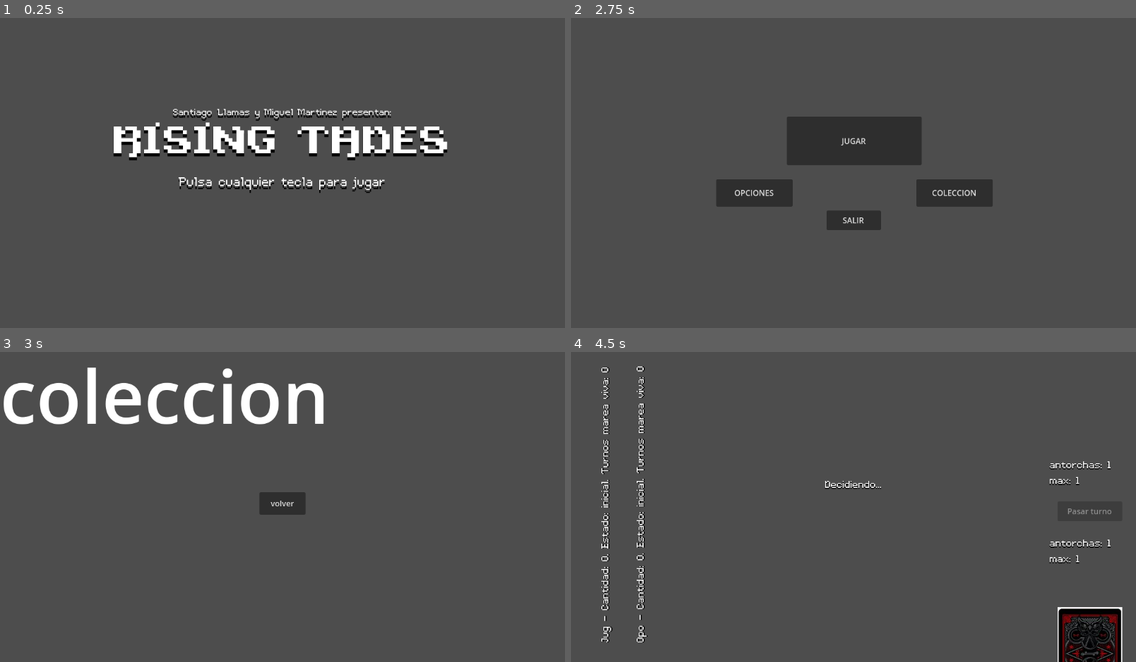
Above: before the commit, frames 1-4 (two rows, left to right).
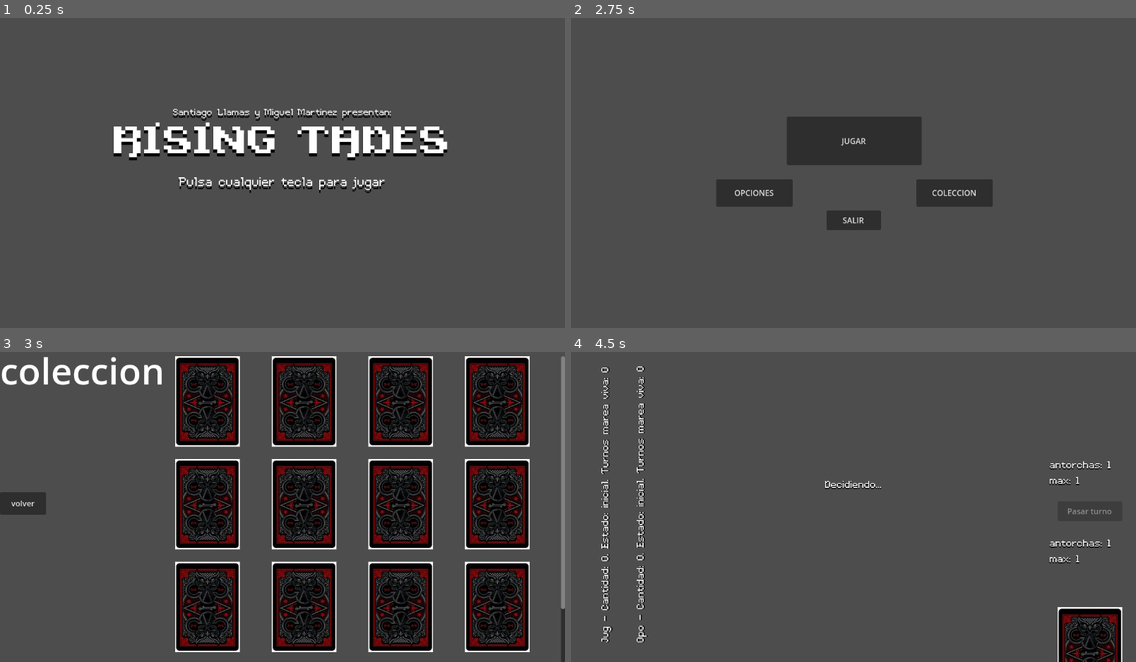
Above: after the commit, the same moments.

Repository: tetsuhi/risingtades
Game: Godot game, scene res://Assets/Scenes/menus/menu_inicio.tscn
Two runs of this game, one before a commit and one after it. Both use one fixed random seed, a clock stepped at 60 frames per second and the inputs below.
Inputs (mouse positions are in pixels of both pictures, inside the frame that each line leads up to):
- Up to frame 1 (0.25 s): no input
- Up to frame 2 (2.75 s): tap Enter at 0.5 s; move the mouse to (977, 154) at 0.52 s; press the mouse at (977, 154) at 0.53 s; release the mouse at (977, 154) at 1.25 s; click "OPCIONES" at 1.25 s; click "volver" at 2 s
- Up to frame 3 (3 s): click "COLECCION" at 2.75 s
- Up to frame 4 (4.5 s): click "volver" at 3.5 s; click "JUGAR" at 4.25 s

Frames 1-2 are identical in both runs. In frame 3, 42% of the frame differs, in the area x 0-100%, y 1-100%; in frame 4, nothing differs.

Commit message:
globalscript deck build y menu coleccion

Diff:
--- /dev/null
+++ b/Assets/Scenes/CartaUINoScript.tscn
@@ -0,0 +1,30 @@
+[gd_scene load_steps=2 format=3 uid="uid://dlgfvphwp34oa"]
+
+[ext_resource type="Texture2D" uid="uid://cbrral28m3rse" path="res://Assets/Textures/cardPlaceholder.jpg" id="2_f3o6f"]
+
+[node name="CartaUI" type="Control"]
+custom_minimum_size = Vector2(132, 185)
+layout_mode = 3
+anchors_preset = 15
+anchor_right = 1.0
+anchor_bottom = 1.0
+offset_right = -1020.0
+offset_bottom = -463.0
+grow_horizontal = 2
+grow_vertical = 2
+pivot_offset = Vector2(66, 92.5)
+
+[node name="cartaTextura" type="TextureRect" parent="."]
+custom_minimum_size = Vector2(132, 185)
+layout_mode = 1
+anchors_preset = 15
+anchor_right = 1.0
+anchor_bottom = 1.0
+grow_horizontal = 2
+grow_vertical = 2
+mouse_filter = 2
+texture = ExtResource("2_f3o6f")
+expand_mode = 1
+
+[connection signal="mouse_entered" from="." to="." method="_on_mouse_entered"]
+[connection signal="mouse_exited" from="." to="." method="_on_mouse_exited"]
--- a/Assets/Scenes/menus/menu_coleccion.tscn
+++ b/Assets/Scenes/menus/menu_coleccion.tscn
@@ -1,9 +1,11 @@
-[gd_scene load_steps=3 format=3 uid="uid://3ynxdntchdom"]
+[gd_scene load_steps=5 format=3 uid="uid://3ynxdntchdom"]
 
 [ext_resource type="Script" path="res://Assets/Scripts/Botones/boton_volver.gd" id="1_iiyxp"]
+[ext_resource type="PackedScene" uid="uid://dlgfvphwp34oa" path="res://Assets/Scenes/CartaUINoScript.tscn" id="2_r1wjr"]
+[ext_resource type="Script" path="res://Assets/Scripts/DeckBuildingDebug/añadeCarta.gd" id="3_wuq58"]
 
 [sub_resource type="LabelSettings" id="LabelSettings_nlcvi"]
-font_size = 150
+font_size = 75
 
 [node name="menu_coleccion" type="Control"]
 layout_mode = 3
@@ -15,25 +17,101 @@
 
 [node name="Label" type="Label" parent="."]
 layout_mode = 0
-offset_right = 40.0
-offset_bottom = 23.0
+offset_right = 336.0
+offset_bottom = 103.0
 text = "coleccion"
 label_settings = SubResource("LabelSettings_nlcvi")
 
 [node name="boton_volver" type="Button" parent="."]
 layout_mode = 1
-anchors_preset = 8
-anchor_left = 0.5
+anchors_preset = 4
 anchor_top = 0.5
-anchor_right = 0.5
 anchor_bottom = 0.5
-offset_left = -47.0
 offset_top = -23.0
-offset_right = 47.0
+offset_right = 94.0
 offset_bottom = 23.0
-grow_horizontal = 2
 grow_vertical = 2
 text = "volver"
 script = ExtResource("1_iiyxp")
 
+[node name="ScrollContainer" type="ScrollContainer" parent="."]
+layout_mode = 1
+anchors_preset = 1
+anchor_left = 1.0
+anchor_right = 1.0
+offset_left = -795.0
+offset_top = 23.0
+offset_bottom = 671.0
+grow_horizontal = 0
+
+[node name="GridContainer" type="GridContainer" parent="ScrollContainer"]
+layout_mode = 2
+theme_override_constants/h_separation = 65
+theme_override_constants/v_separation = 25
+columns = 4
+
+[node name="CartaUI" parent="ScrollContainer/GridContainer" instance=ExtResource("2_r1wjr")]
+layout_mode = 2
+script = ExtResource("3_wuq58")
+
+[node name="CartaUI2" parent="ScrollContainer/GridContainer" instance=ExtResource("2_r1wjr")]
+layout_mode = 2
+script = ExtResource("3_wuq58")
+
+[node name="CartaUI3" parent="ScrollContainer/GridContainer" instance=ExtResource("2_r1wjr")]
+layout_mode = 2
+script = ExtResource("3_wuq58")
+
+[node name="CartaUI4" parent="ScrollContainer/GridContainer" instance=ExtResource("2_r1wjr")]
+layout_mode = 2
+script = ExtResource("3_wuq58")
+
+[node name="CartaUI5" parent="ScrollContainer/GridContainer" instance=ExtResource("2_r1wjr")]
+layout_mode = 2
+script = ExtResource("3_wuq58")
+
+[node name="CartaUI6" parent="ScrollContainer/GridContainer" instance=ExtResource("2_r1wjr")]
+layout_mode = 2
+script = ExtResource("3_wuq58")
+
+[node name="CartaUI7" parent="ScrollContainer/GridContainer" instance=ExtResource("2_r1wjr")]
+layout_mode = 2
+script = ExtResource("3_wuq58")
+
+[node name="CartaUI8" parent="ScrollContainer/GridContainer" instance=ExtResource("2_r1wjr")]
+layout_mode = 2
+script = ExtResource("3_wuq58")
+
+[node name="CartaUI9" parent="ScrollContainer/GridContainer" instance=ExtResource("2_r1wjr")]
+layout_mode = 2
+script = ExtResource("3_wuq58")
+
+[node name="CartaUI10" parent="ScrollContainer/GridContainer" instance=ExtResource("2_r1wjr")]
+layout_mode = 2
+script = ExtResource("3_wuq58")
+
+[node name="CartaUI11" parent="ScrollContainer/GridContainer" instance=ExtResource("2_r1wjr")]
+layout_mode = 2
+script = ExtResource("3_wuq58")
+
+[node name="CartaUI12" parent="ScrollContainer/GridContainer" instance=ExtResource("2_r1wjr")]
+layout_mode = 2
+script = ExtResource("3_wuq58")
+
+[node name="CartaUI13" parent="ScrollContainer/GridContainer" instance=ExtResource("2_r1wjr")]
+layout_mode = 2
+script = ExtResource("3_wuq58")
+
+[node name="CartaUI14" parent="ScrollContainer/GridContainer" instance=ExtResource("2_r1wjr")]
+layout_mode = 2
+script = ExtResource("3_wuq58")
+
+[node name="CartaUI15" parent="ScrollContainer/GridContainer" instance=ExtResource("2_r1wjr")]
+layout_mode = 2
+script = ExtResource("3_wuq58")
+
+[node name="CartaUI16" parent="ScrollContainer/GridContainer" instance=ExtResource("2_r1wjr")]
+layout_mode = 2
+script = ExtResource("3_wuq58")
+
 [connection signal="pressed" from="boton_volver" to="boton_volver" method="_on_pressed"]
--- a/Assets/Scenes/mesa_juego.tscn
+++ b/Assets/Scenes/mesa_juego.tscn
@@ -14,7 +14,6 @@
 [ext_resource type="Script" path="res://Assets/Scripts/debugGameManager/antorchasActualesOponente.gd" id="10_ilqw0"]
 [ext_resource type="Script" path="res://Assets/Scripts/hand.gd" id="13_46606"]
 [ext_resource type="Script" path="res://Assets/Scripts/TideManager.gd" id="14_x3k5s"]
-[ext_resource type="Script" path="res://Assets/Scripts/BarajaManager.gd" id="19_r5mae"]
 
 [sub_resource type="RectangleShape2D" id="RectangleShape2D_kmtpe"]
 size = Vector2(660, 185)
@@ -219,7 +218,4 @@
 [node name="TideManager" type="Node" parent="GameManager"]
 script = ExtResource("14_x3k5s")
 
-[node name="BarajaManager" type="Node" parent="GameManager"]
-script = ExtResource("19_r5mae")
-
 [connection signal="pressed" from="JuegoUI/botonPasarTurno" to="JuegoUI/botonPasarTurno" method="_on_pressed"]
--- a/Assets/Scripts/BarajaManager.gd
+++ /dev/null
@@ -1,30 +0,0 @@
-extends Node
-
-@onready var game_manager = $".."
-
-var cantidadBarajaJugador : int = 10
-var cantidadBarajaOponente : int = 10
-
-var barajaJugador = []
-var barajaOponente = []
-
-func _ready():
-
-	for i in range(10):
-		var nueva_carta = load("res://Assets/Scenes/CartaUI.tscn").instantiate()
-		barajaJugador.append(nueva_carta)
-	print(barajaJugador)
-	barajaJugador.shuffle()
-	print(barajaJugador)
-
-	for i in range(10):
-		var nueva_carta = preload("res://Assets/Scenes/CartaUI.tscn").instantiate()
-		barajaOponente.append(nueva_carta)
-	barajaOponente.shuffle()
-
-func robaCarta():
-	if game_manager.mano_jugador.get_child_count() < 7:
-		if barajaJugador.size() != 0:
-			var nueva_carta = barajaJugador.pop_back()
-			game_manager.mano_jugador.add_child(nueva_carta)
-			print(barajaJugador.size())
--- /dev/null
+++ b/Assets/Scripts/DeckBuildingDebug/añadeCarta.gd
@@ -0,0 +1,19 @@
+extends Control
+
+var on_card : bool = false
+
+func _input(event : InputEvent):
+	if event.is_action_pressed("LMB") and on_card:
+		if DeckBuild.barajaJugador.size() == DeckBuild.MAX_CARTAS_BARAJA:
+			print("¡No se pueden añadir más cartas a la baraja!")
+		else:
+			var nueva_carta = load("res://Assets/Scenes/CartaUI.tscn").instantiate()
+			DeckBuild.barajaJugador.append(nueva_carta)
+			print(DeckBuild.barajaJugador.size())
+
+
+func _on_mouse_entered():
+	on_card = true
+
+func _on_mouse_exited():
+	on_card = false
--- a/Assets/Scripts/GameManager.gd
+++ b/Assets/Scripts/GameManager.gd
@@ -19,7 +19,7 @@
 	tide_manager.iniciarMareas()
 
 func _process(delta):
-	if baraja_manager.barajaJugador.size() + mano_jugador.get_child_count() == 0:
+	if DeckBuild.barajaJugador.size() + mano_jugador.get_child_count() == 0:
 		print("Se acabó el juego")
 		await get_tree().create_timer(2.0).timeout
 		get_tree().change_scene_to_file("res://Assets/Scenes/menus/menu_principal.tscn")
--- a/Assets/Scripts/TurnManager.gd
+++ b/Assets/Scripts/TurnManager.gd
@@ -2,7 +2,7 @@
 
 @onready var torch_manager = $"../TorchManager"
 @onready var tide_manager = $"../TideManager"
-@onready var baraja_manager = $"../BarajaManager"
+@onready var mano_jugador = %Mano
 
 var numTurno : int = 0
 var juegaTurno : String
@@ -10,6 +10,8 @@
 var turnosMareaVivaOponente : int = 0
 
 func determinarInicio():
+	DeckBuild.barajaJugador.shuffle()
+	DeckBuild.barajaOponente.shuffle()
 	numTurno = 1
 	juegaTurno = "Decidiendo..."
 	await get_tree().create_timer(2.0).timeout
@@ -29,7 +31,7 @@
 	finalizaTurno()
 
 func esTurnoJugador():
-	baraja_manager.robaCarta()
+	robaCartaJugador()
 	if tide_manager.estadoMareaJugador == "viva":
 		turnosMareaVivaJugador += 1
 	print("La marea del jugador está " + tide_manager.comprobarMarea(tide_manager.mareaJugador, tide_manager.estadoMareaJugador))
@@ -50,3 +52,10 @@
 		torch_manager.restauraAntorchasJugador()
 		juegaTurno = "jugador"
 		esTurnoJugador()
+
+func robaCartaJugador():
+	if mano_jugador.get_child_count() < 7:
+		if DeckBuild.barajaJugador.size() != 0:
+			var nueva_carta = DeckBuild.barajaJugador.pop_back()
+			mano_jugador.add_child(nueva_carta)
+			print(DeckBuild.barajaJugador.size())
--- /dev/null
+++ b/Assets/Scripts/deckBuild.gd
@@ -0,0 +1,23 @@
+extends Node
+
+const MAX_CARTAS_BARAJA = 60
+const MIN_CARTAS_BARAJA = 30
+
+var barajaJugador = []
+var barajaOponente = []
+
+# Called when the node enters the scene tree for the first time.
+func _ready():
+
+	for i in range(MIN_CARTAS_BARAJA):
+		var nueva_carta = load("res://Assets/Scenes/CartaUI.tscn").instantiate()
+		barajaJugador.append(nueva_carta)
+
+	for i in range(MIN_CARTAS_BARAJA):
+		var nueva_carta = preload("res://Assets/Scenes/CartaUI.tscn").instantiate()
+		barajaOponente.append(nueva_carta)
+
+
+# Called every frame. 'delta' is the elapsed time since the previous frame.
+func _process(delta):
+	pass
--- a/project.godot
+++ b/project.godot
@@ -14,6 +14,10 @@
 run/main_scene="res://Assets/Scenes/menus/menu_inicio.tscn"
 config/features=PackedStringArray("4.2", "Forward Plus")
 config/icon="res://icon.svg"
+
+[autoload]
+
+DeckBuild="*res://Assets/Scripts/deckBuild.gd"
 
 [display]
 
Not shown: 1 places in Assets/Scenes/mesa_juego.tscn that only renumber resources
